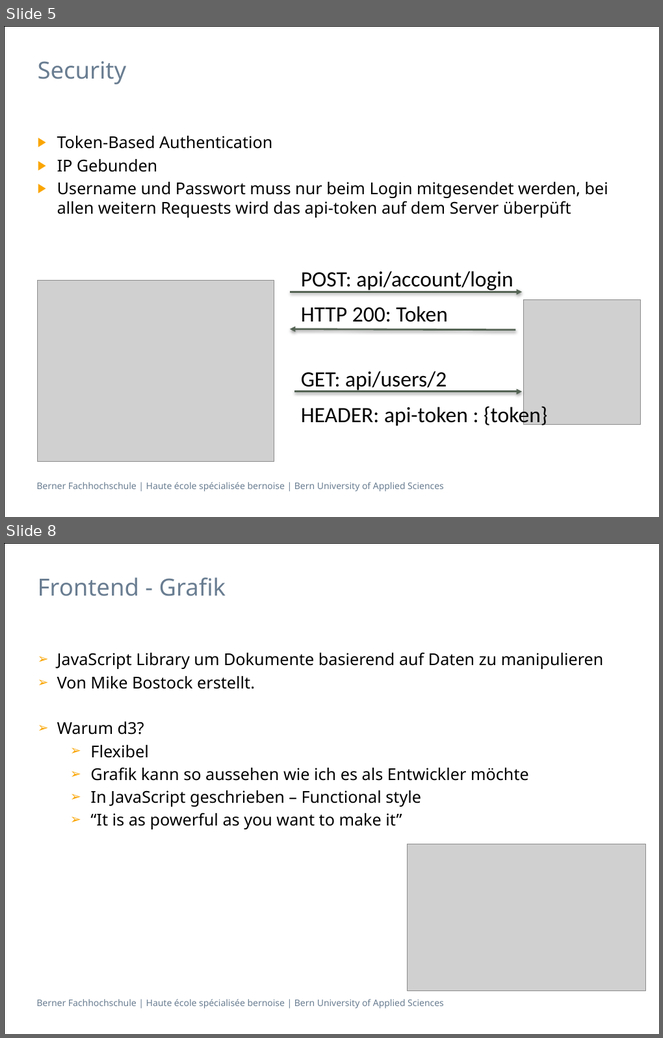
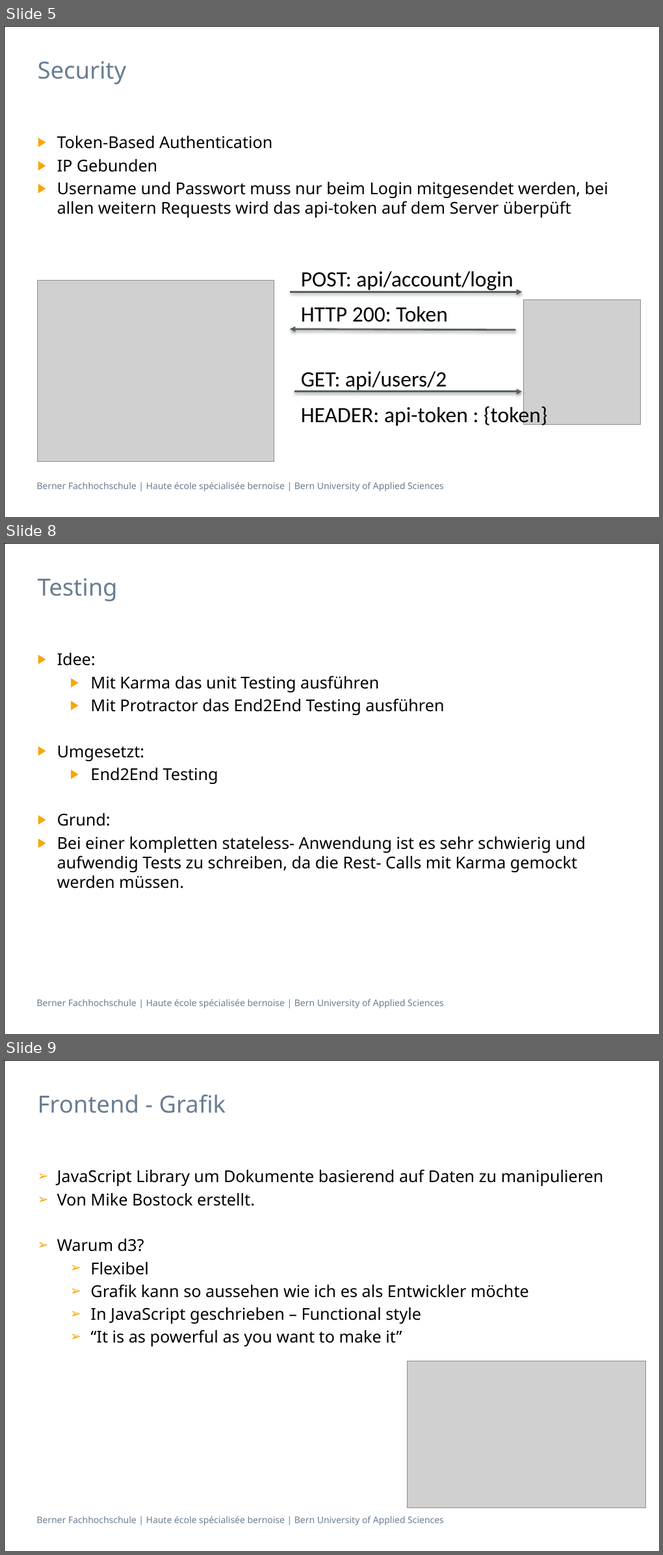
Before and after one commit to Franklin89/Zeiterfassung, a slide deck: Presentation/Präsentation Integrationsprojekt.pptx. Shown one above the other, each under a label of ours: slides 5 and 8 before the commit, slides 5, 8 and 9 after it; the slides between them are not shown. The pictures are 663x1038 and 663x1555 pixels, drawn with LibreOffice and Linux fonts; fonts in the diff are those of the drawing; grey boxes stand for pictures. Boxes give left, top, right and bottom in pixels: in the first picture for what was removed or moved away, otherwise in the second. Text is boxed around its words. In the diff, an @@ line names an element or a change of style, - is before the commit and + after.

Commit message:
Added Grunt Tasks, Testing

```diff
--- a/Presentation/Präsentation Integrationsprojekt.pptx
+++ b/Presentation/Präsentation Integrationsprojekt.pptx
@@ slide 8 added at bbox=[4, 543, 659, 1034], background #FFFFFF; not listed: 2 template elements that a slide beside it also shows @@
@@ title added at bbox=[38, 578, 118, 601], 26 pt, text #697D91 @@
+Testing
@@ text added at bbox=[57, 653, 586, 889], 18 pt, text #000000 @@
+▶ Idee:
+  ▶ Mit Karma das unit Testing ausführen
+  ▶ Mit Protractor das End2End Testing ausführen
+▶ Umgesetzt:
+  ▶ End2End Testing
+▶ Grund:
+▶ Bei einer kompletten stateless- Anwendung ist es sehr schwierig und aufwendig Tests zu schreiben, da die Rest- Calls mit Karma gemockt werden müssen.
@@ what was slide 8 is now slide 9 @@
```
Also in this commit, not shown: 1 slide changed, 1 other slide added, 1 slide removed.
